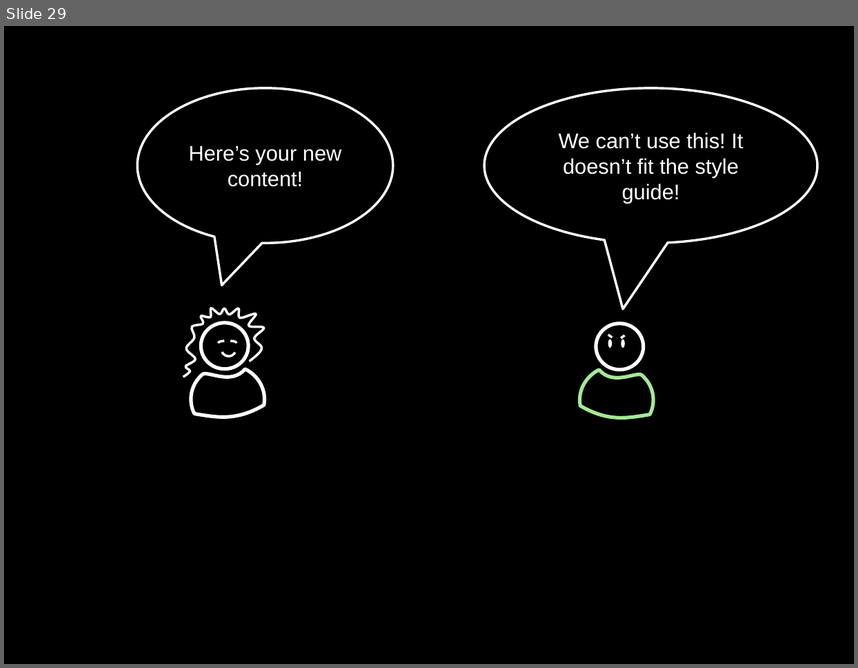
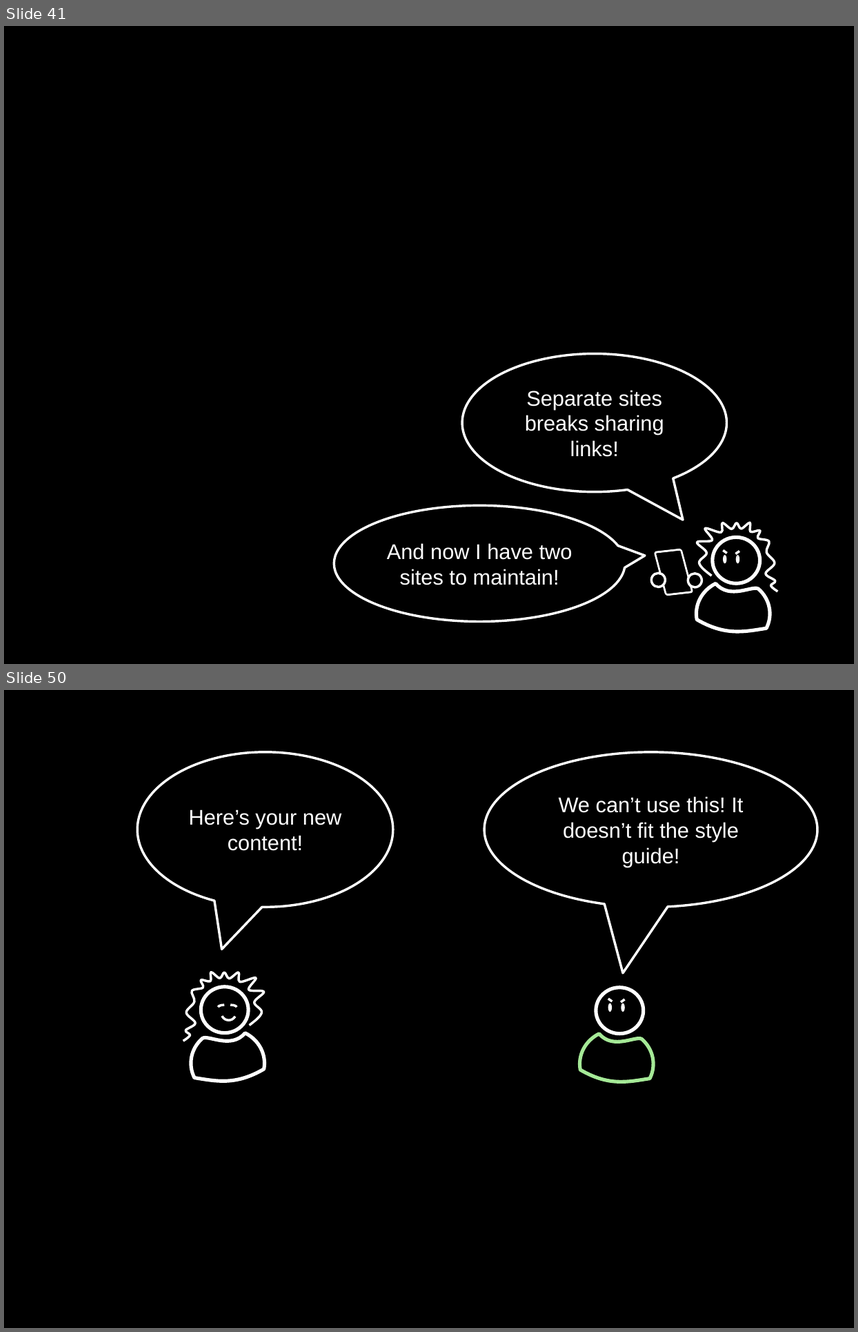
Before and after one commit to socketwench/introToContentTypes, a slide deck: src/introToContentTypes.pptx. Shown one above the other, each under a label of ours: slide 29 before the commit, slides 41 and 50 after it; the slides between them are not shown. The pictures are 858x668 and 858x1332 pixels, drawn with LibreOffice and Linux fonts; fonts in the diff are those of the drawing. Boxes give left, top, right and bottom in pixels: in the first picture for what was removed or moved away, otherwise in the second. Text is boxed around its words. In the diff, an @@ line names an element or a change of style, - is before the commit and + after.

```diff
--- a/src/introToContentTypes.pptx
+++ b/src/introToContentTypes.pptx
@@ slide 41 added at [4,26,854,664], background #000000 @@
@@ speech bubble added at [462,353,726,491], outline #FFFFFF 2 pt, 18 pt, text #FFFFFF @@
+Separate sites breaks sharing links!
@@ speech bubble added at [334,506,624,621], outline #FFFFFF 2 pt, 18 pt, text #FFFFFF @@
+And now I have two sites to maintain!
@@ freeform shape added at [697,522,777,591], outline #FFFFFF 2 pt @@
@@ ellipse added at [713,537,760,583], outline #FFFFFF 3 pt @@
@@ rounded rectangle added at [660,549,688,595], outline #FFFFFF 2 pt @@
@@ group added at [723,550,740,564]: 2 ellipses, 2 lines @@
@@ ellipse added at [652,572,665,586], fill #000000, outline #FFFFFF 2 pt @@
@@ ellipse added at [688,573,702,587], fill #000000, outline #FFFFFF 2 pt @@
@@ freeform shape added at [697,583,771,631], outline #FFFFFF 3 pt @@
@@ what was slide 29 is now slide 50 @@
```
Also in this commit, not shown: 1 slide changed, 19 other slides added, 15 other files.
